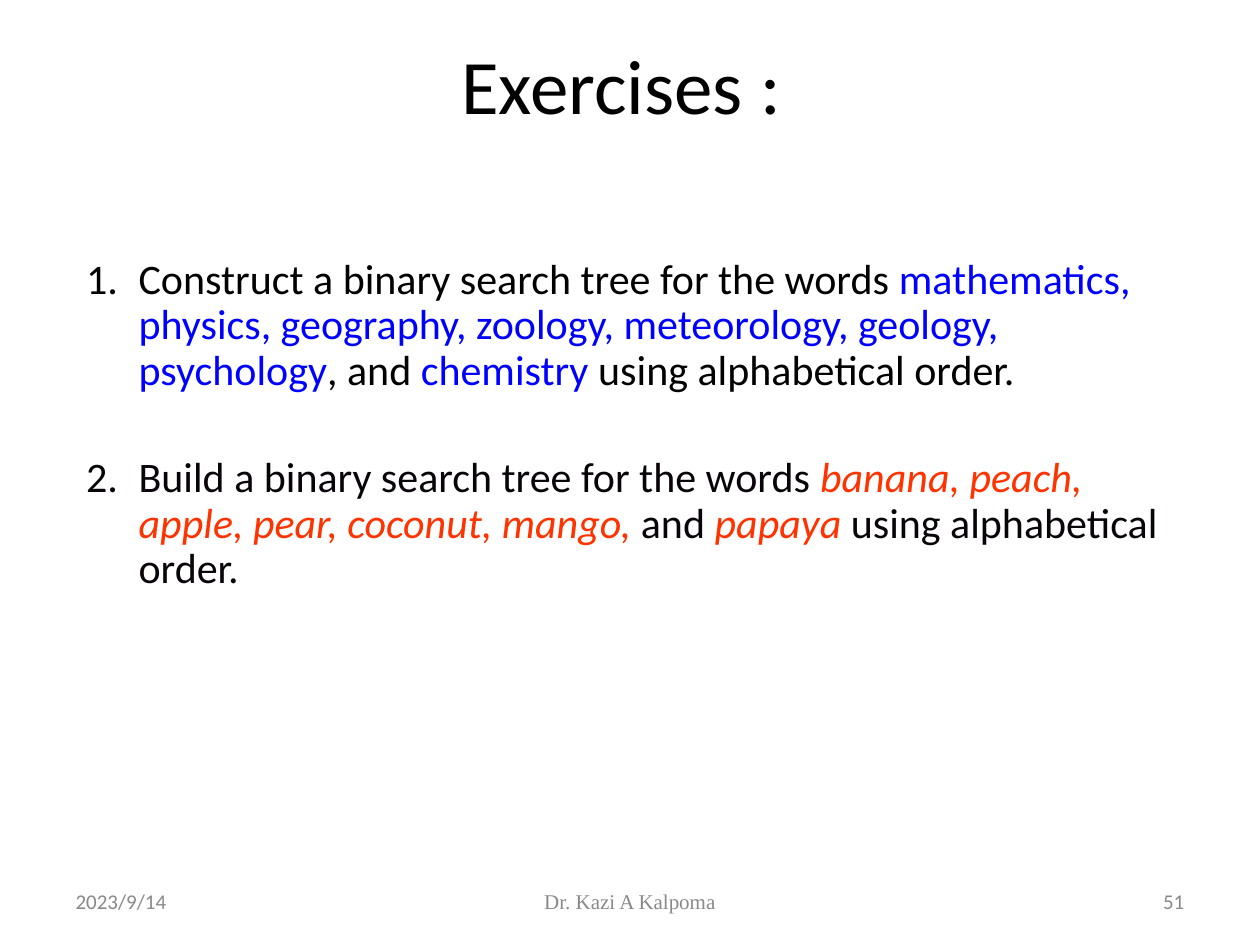
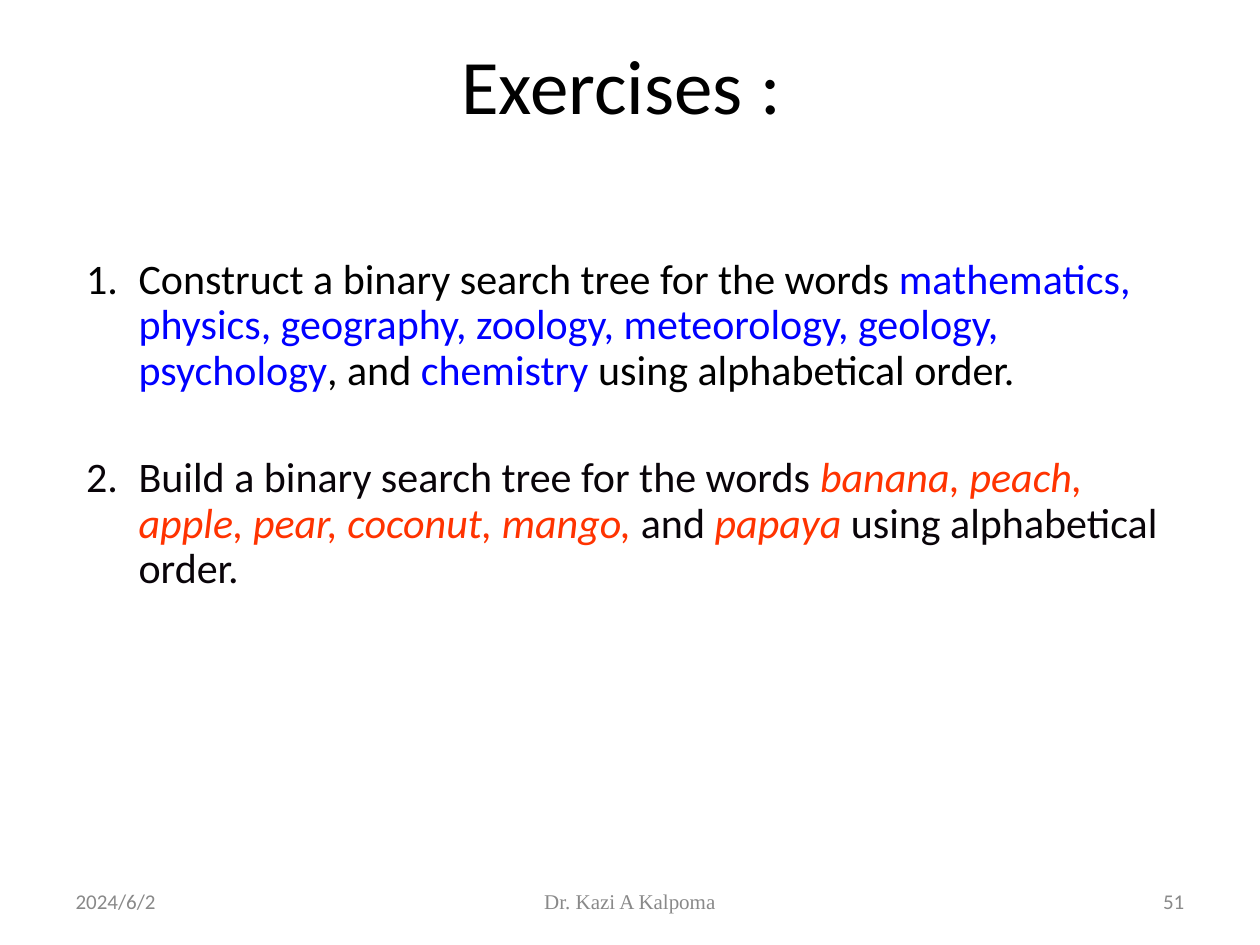
Before and after one commit to alaminbhuyan/DSA-In-Python, a slide deck: slide 51 of Tree Data Structure/PDF/Tree.pptx. Drawn at 1260x945 pixels with LibreOffice and Linux fonts; fonts in the diff are those of the drawing. Boxes give left, top, right and bottom in pixels: in the first picture for what was removed or moved away, otherwise in the second. Text is boxed around its words. In the diff, an @@ line names an element or a change of style, - is before the commit and + after.

```diff
--- a/Tree Data Structure/PDF/Tree.pptx
+++ b/Tree Data Structure/PDF/Tree.pptx
@@ text at [76,894,156,910]: text changed @@
-2023/9/14
+2024/6/2
```
Also in this commit, not shown: 6 other slides changed, 2 other files.
